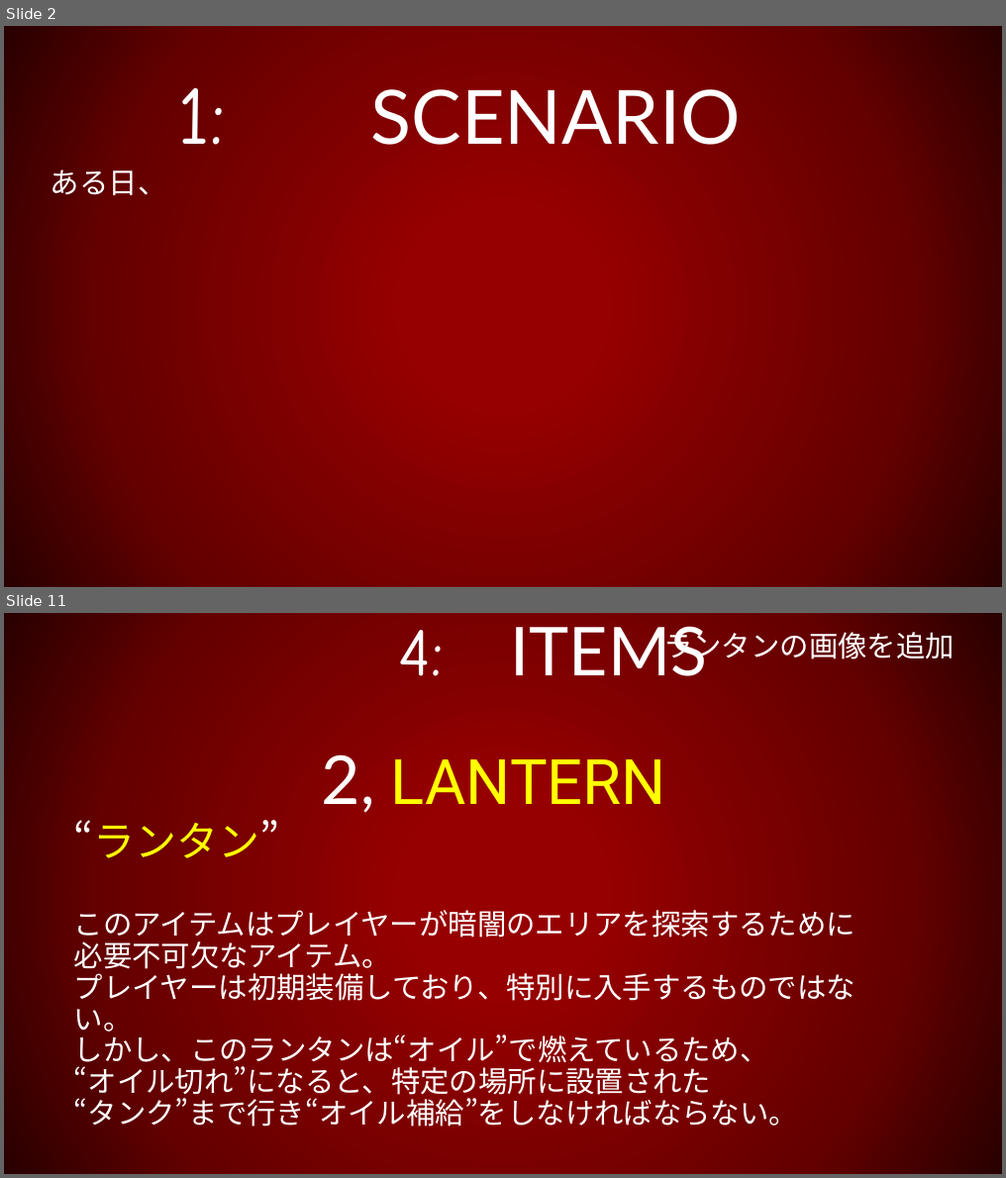
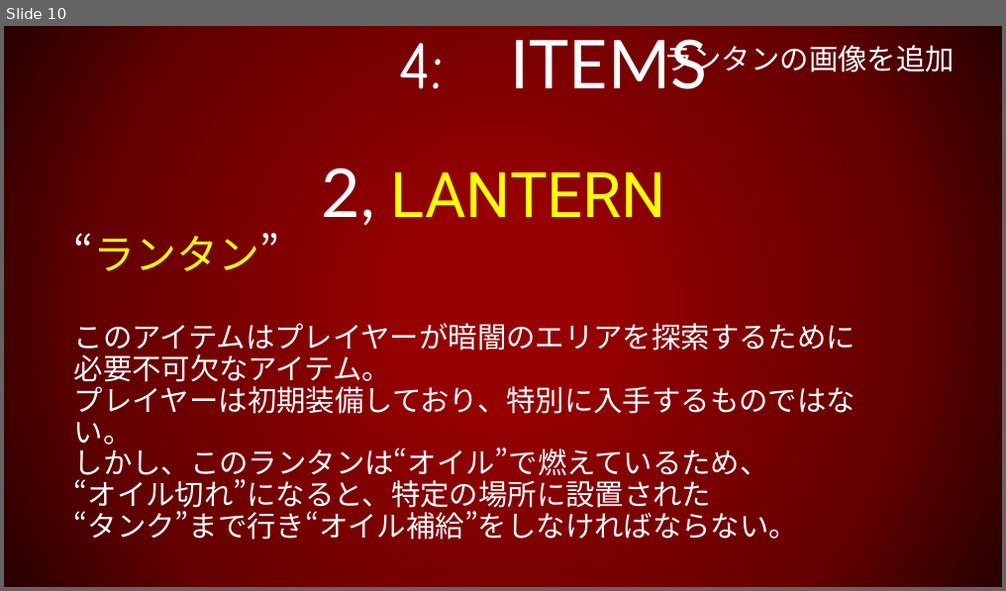
Before and after one commit to 1816025/UE4-Project, a slide deck: TEAM2020.pptx. Shown one above the other, each under a label of ours: slides 2 and 11 before the commit, slide 10 after it; the slides between them are not shown. The pictures are 1006x1178 and 1006x591 pixels, drawn with LibreOffice and Linux fonts; fonts in the diff are those of the drawing. Boxes give left, top, right and bottom in pixels: in the first picture for what was removed or moved away, otherwise in the second. Text is boxed around its words. In the diff, an @@ line names an element or a change of style, - is before the commit and + after.

```diff
--- a/TEAM2020.pptx
+++ b/TEAM2020.pptx
@@ slide 2 removed at bbox=[4, 26, 1002, 587], background gradient #960000 to #650000 to #290000 @@
@@ title removed at bbox=[178, 87, 741, 145] @@
-1: SCENARIO
@@ text removed at bbox=[51, 170, 167, 195] @@
-ある日、
@@ what was slide 11 is now slide 10 @@
```
Also in this commit, not shown: 9 slides changed, 4 slides added, 5 other slides removed.
